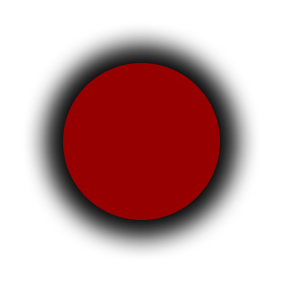
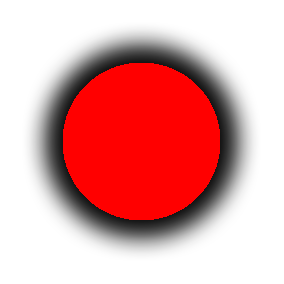
Layers edited between the first and the second 284×284 image:
painted on "Ellipse 1" over left=63, top=63, right=220, bottom=220
